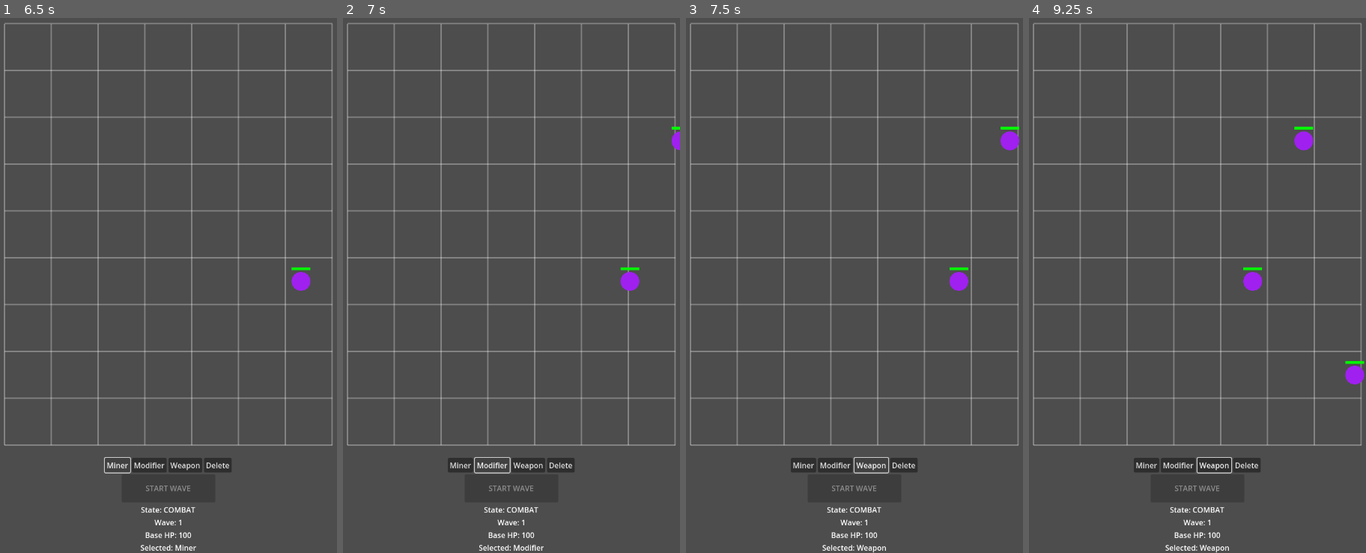
Above: before the commit, frames 1-4 (left to right).
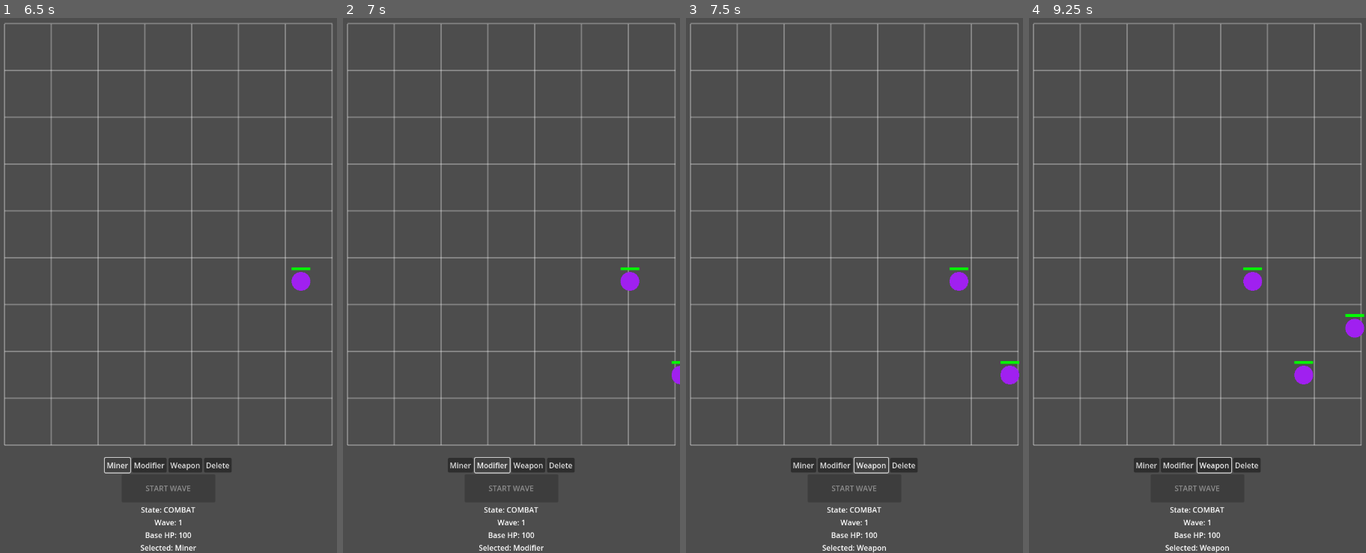
Above: after the commit, the same moments.

Repository: Spacesqueezer/Scrapline
Game: Godot game, scene res://scenes/main.tscn
Same seed, same stepped clock (60 frames per second), same inputs: the game is played once before the commit and once after it.
Inputs (mouse positions are in pixels of both pictures, inside the frame that each line leads up to):
- Up to frame 1 (6.5 s): click "Miner" at 0.5 s; click "Modifier" at 1.25 s; click "START WAVE" at 2 s; click "Weapon" at 2.75 s; click "Miner" at 3.5 s; click "Modifier" at 4.25 s; click "Weapon" at 5 s; click "Miner" at 5.75 s
- Up to frame 2 (7 s): click "Modifier" at 6.5 s
- Up to frame 3 (7.5 s): click "Weapon" at 7.25 s
- Up to frame 4 (9.25 s): move the mouse to (1271, 221) at 8.02 s; click (1271, 221) at 8.17 s; move the mouse to (1130, 285) at 8.77 s; click (1130, 285) at 8.92 s

Frame 1 is identical in both runs. In frame 2, 0.2% of the frame differs, in the area x 97-100%, y 20-69%; in frame 3, 0.4%; in frame 4, 0.8%, in the area x 78-100%, y 20-69%.

Commit message:
feat: Add target leading to Projectiles, building state checks, and enemy variants
Co-authored-by: Spacesqueezer <86262998+Spacesqueezer@users.noreply.github.com>

Diff:
--- a/project/scripts/Building.gd
+++ b/project/scripts/Building.gd
@@ -36,8 +36,12 @@
 	# Base class logic. Override in subclasses.
 	on_payload_received.emit(payload)
 
-func process_building(delta: float):
-	pass
+# Проверка, идет ли сейчас бой, чтобы здания не работали в режиме стройки
+func is_combat_active() -> bool:
+	var gm = get_node_or_null("/root/Main/GameManager")
+	if gm and gm.current_state == gm.GameState.COMBAT:
+		return true
+	return false
 
 func rotate_building(dir: Vector2i):
 	facing_direction = dir
--- a/project/scripts/Enemy.gd
+++ b/project/scripts/Enemy.gd
@@ -14,8 +14,18 @@
 	queue_redraw()
 
 func _draw():
-	# Рисуем круг для врага
-	draw_circle(Vector2.ZERO, 20.0, Color.PURPLE)
+	# Рисуем врага с цветом в зависимости от его скорости/здоровья (типа)
+	var e_color = Color.PURPLE # Basic
+	var e_size = 20.0
+
+	if max_hp > 100.0:
+		e_color = Color.DARK_GRAY # Armored
+		e_size = 30.0
+	elif speed > 80.0:
+		e_color = Color.YELLOW # Swarm
+		e_size = 12.0
+
+	draw_circle(Vector2.ZERO, e_size, e_color)
 
 	# Рисуем полоску HP над врагом
 	if max_hp > 0:
--- a/project/scripts/Miner.gd
+++ b/project/scripts/Miner.gd
@@ -10,7 +10,7 @@
 	active = true
 
 func _process(delta):
-	if not active:
+	if not active or not is_combat_active():
 		return
 
 	timer += delta
--- a/project/scripts/ModifierBuilding.gd
+++ b/project/scripts/ModifierBuilding.gd
@@ -22,7 +22,7 @@
 	timer = 0.0
 
 func _process(delta):
-	if is_processing:
+	if is_processing and is_combat_active():
 		timer += delta
 		if timer >= processing_time:
 			finish_processing()
--- a/project/scripts/Projectile.gd
+++ b/project/scripts/Projectile.gd
@@ -30,9 +30,21 @@
 	is_active = true
 	show()
 
-	# Снаряд летит строго по прямой к той точке, где был враг в момент выстрела.
+	# Расчет упреждения (Lead target calculation)
 	if target and is_instance_valid(target):
-		direction = (target.global_position - global_position).normalized()
+		var target_pos = target.global_position
+
+		# Если у цели есть скорость и направление, пытаемся предсказать позицию
+		if "speed" in target and "move_direction" in target:
+			var target_vel = target.move_direction * target.speed
+			var dist = global_position.distance_to(target_pos)
+			var time_to_reach = dist / speed
+
+			# Предсказанная позиция = текущая позиция + (скорость * время)
+			var predicted_pos = target_pos + (target_vel * time_to_reach)
+			direction = (predicted_pos - global_position).normalized()
+		else:
+			direction = (target_pos - global_position).normalized()
 	else:
 		direction = Vector2.RIGHT
 
--- a/project/scripts/WaveManager.gd
+++ b/project/scripts/WaveManager.gd
@@ -53,7 +53,20 @@
 	var random_row = randi() % 9
 	var spawn_y = grid_offset.y + (random_row * cell_size) + (cell_size / 2.0)
 
-	enemy.setup(Vector2(800, spawn_y), 50.0, 60.0, Vector2.LEFT)
+	# Randomized enemy type logic (Basic, Swarm, Armored)
+	var e_type = randi() % 10
+	if game_manager and game_manager.current_wave < 2:
+		e_type = 0 # First waves only basic enemies
+
+	if e_type < 6:
+		# Basic Enemy: 50 HP, 60 Speed
+		enemy.setup(Vector2(800, spawn_y), 50.0, 60.0, Vector2.LEFT)
+	elif e_type < 8:
+		# Swarm Enemy: 20 HP, 120 Speed
+		enemy.setup(Vector2(800, spawn_y), 20.0, 120.0, Vector2.LEFT)
+	else:
+		# Armored Enemy: 150 HP, 30 Speed
+		enemy.setup(Vector2(800, spawn_y), 150.0, 30.0, Vector2.LEFT)
 
 	if not enemy.on_death.is_connected(_on_enemy_death):
 		enemy.on_death.connect(_on_enemy_death)
--- a/project/scripts/WeaponBuilding.gd
+++ b/project/scripts/WeaponBuilding.gd
@@ -16,10 +16,17 @@
 	weapon_data = w_data
 
 func receive_payload(payload: Payload):
+	# Если мы в режиме стройки, просто игнорируем случайные остаточные патроны
+	if not is_combat_active():
+		return
+
 	super(payload)
 	ammo_queue.append(payload)
 
 func _process(delta):
+	if not is_combat_active():
+		return
+
 	if not can_fire:
 		timer += delta
 		if weapon_data and timer >= (1.0 / weapon_data.fire_rate):
